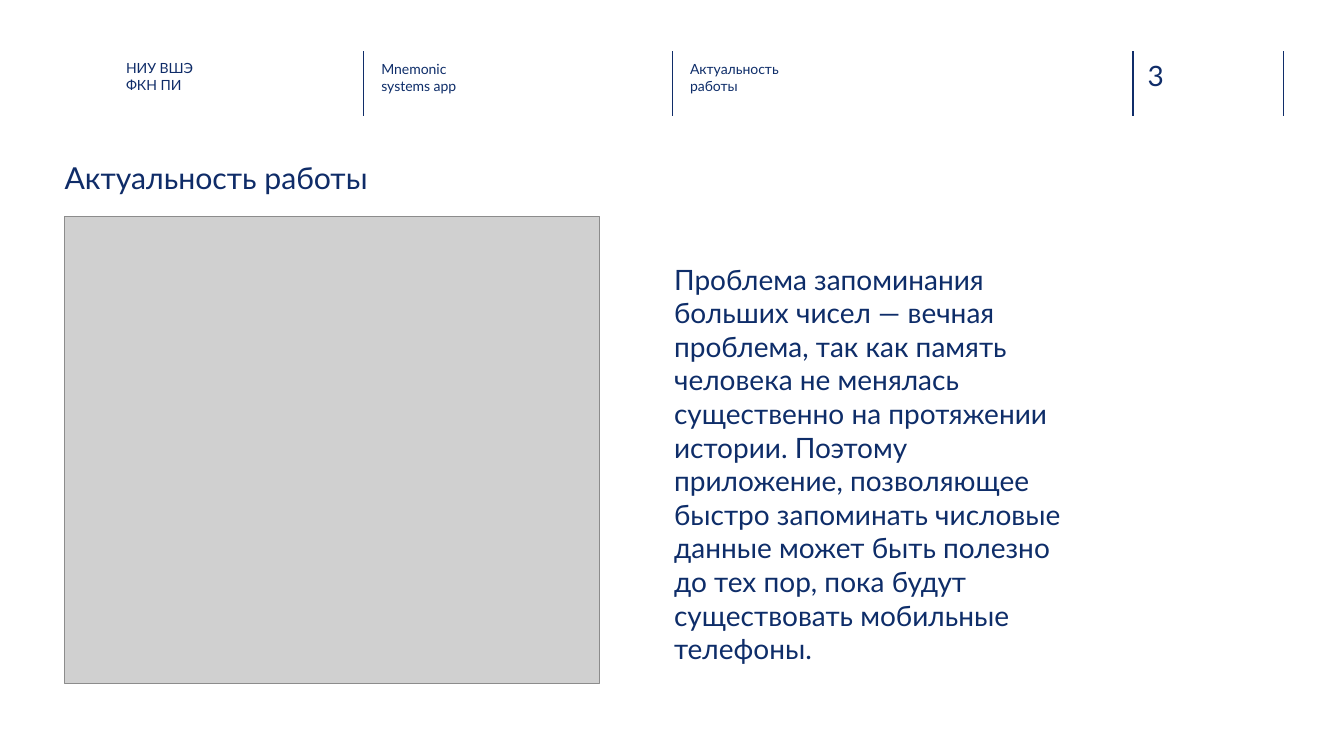
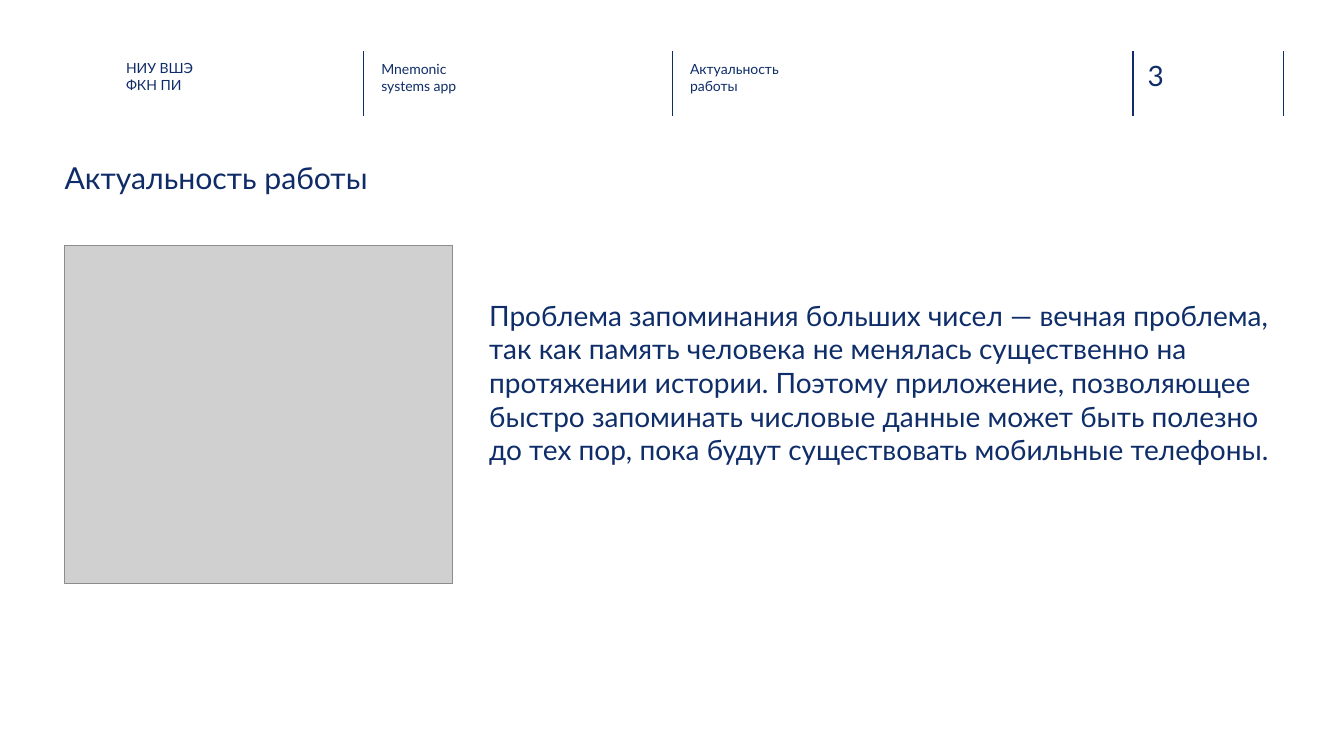
Before and after one commit to NikPeg/mnemonic_systems_app, a slide deck: slide 3 of Итоговые документы/presentation.pptx. Drawn at 1344x756 pixels with LibreOffice and Linux fonts; fonts in the diff are those of the drawing; grey boxes stand for pictures; background and template pictures are left out. Boxes give left, top, right and bottom in pixels: in the first picture for what was removed or moved away, otherwise in the second. Text is boxed around its words. In the diff, an @@ line names an element or a change of style, - is before the commit and + after.

```diff
--- a/Итоговые документы/presentation.pptx
+++ b/Итоговые документы/presentation.pptx
@@ picture: place and size @@
-picture at (65,217,600,684)
+picture at (65,245,453,584)
@@ text "Проблема запоминания больших чисел — ...": place and size @@
-text "Проблема запоминания больших чисел — ..." at (674,270,1060,664)
+text "Проблема запоминания больших чисел — ..." at (489,305,1269,465)
@@ text "Проблема запоминания больших чисел — ..." at (489,305,1269,465): columns 3 to 1 @@
```
Also in this commit, not shown: 3 other slides changed.
